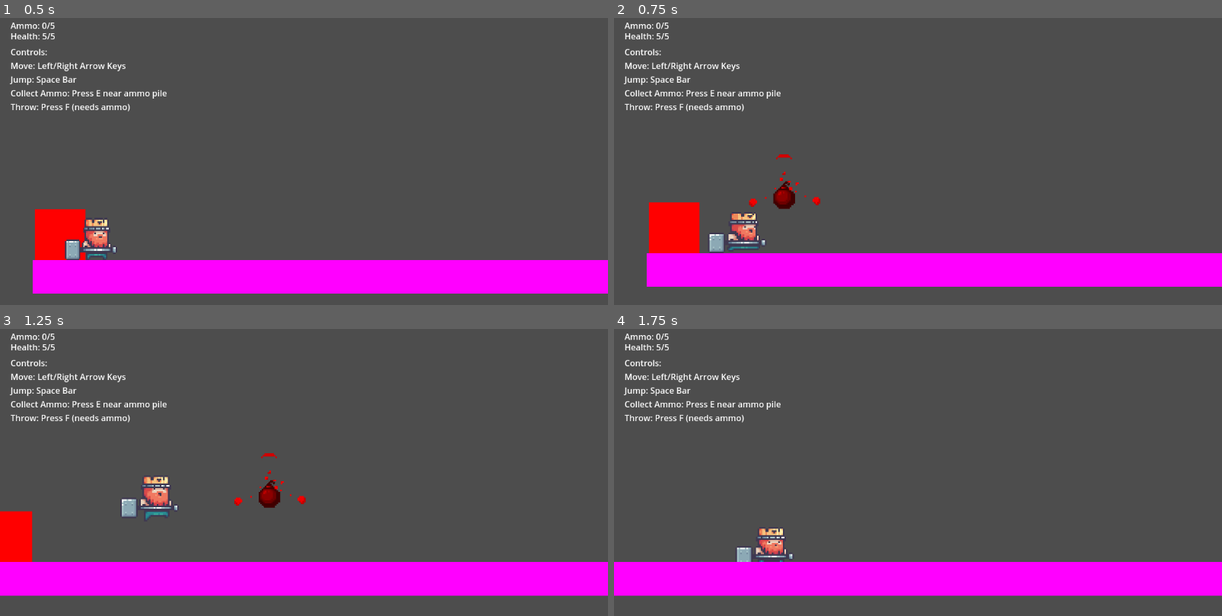
Above: before the commit, frames 1-4 (two rows, left to right).
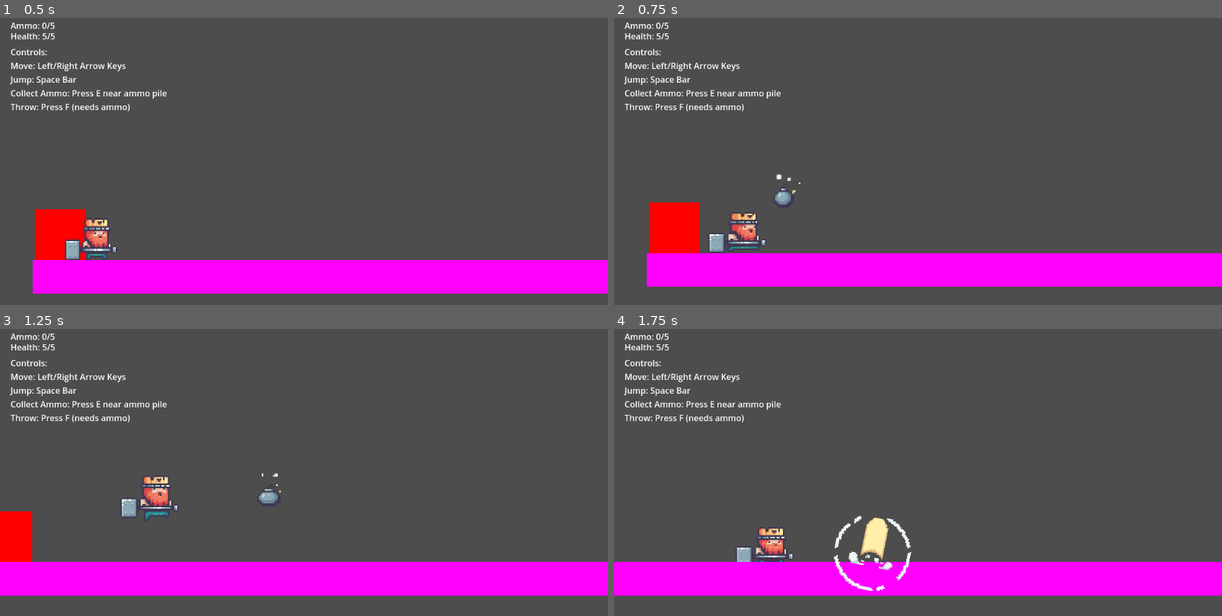
Above: after the commit, the same moments.

Repository: peroman86/BastaWars
Game: Godot game, scene res://scenes/world.tscn
The game is run twice, just before and just after one commit, with the same random seed, the same clock (stepped at 60 frames per second) and the same inputs.
Inputs:
- Up to frame 1 (0.5 s): no input
- Up to frame 2 (0.75 s): tap E (collect) at 0.5 s; hold Right (right) from 0.53 s (still down); tap F (fire) at 0.6 s
- Up to frame 3 (1.25 s): keep holding Right (right); tap Space (jump) at 0.77 s
- Up to frame 4 (1.75 s): keep holding Right (right); tap E (collect) at 1.25, 1.35 s; tap Space (jump) at 1.52 s; tap F (fire) at 1.55 s

Frame 1 is identical in both runs. In frame 2, 0.4% of the frame differs, in the area x 22-34%, y 47-67%; in frame 3, 0.4%; in frame 4, 1.0%, in the area x 36-49%, y 65-92%.

Commit message:
Projectile explosion animation

Diff:
--- a/scenes/projectile.tscn
+++ b/scenes/projectile.tscn
@@ -1,12 +1,108 @@
-[gd_scene load_steps=6 format=3 uid="uid://cone41q5l7hcl"]
+[gd_scene load_steps=15 format=3 uid="uid://cone41q5l7hcl"]
 
 [ext_resource type="Script" path="res://scripts/projectile.gd" id="1_nxu4t"]
-[ext_resource type="Texture2D" uid="uid://7lsqon71d2pf" path="res://assets/sprites/items/Bomb Off.png" id="2_3qicr"]
 [ext_resource type="Texture2D" uid="uid://bcyxnin401ty2" path="res://assets/sprites/items/Bomb On (52x56).png" id="3_12q1e"]
 [ext_resource type="Texture2D" uid="uid://qrwvv8aq5gsi" path="res://assets/sprites/items/Boooooom (52x56).png" id="4_sc0rl"]
 
 [sub_resource type="CircleShape2D" id="CircleShape2D_projectile"]
 radius = 8.0
+
+[sub_resource type="Animation" id="Animation_jydbt"]
+resource_name = "bombOff"
+step = 0.1
+
+[sub_resource type="Animation" id="Animation_a82yv"]
+length = 0.001
+tracks/0/type = "value"
+tracks/0/imported = false
+tracks/0/enabled = true
+tracks/0/path = NodePath("BombOnAnimation:frame")
+tracks/0/interp = 1
+tracks/0/loop_wrap = true
+tracks/0/keys = {
+"times": PackedFloat32Array(0),
+"transitions": PackedFloat32Array(1),
+"update": 1,
+"values": [0]
+}
+tracks/1/type = "value"
+tracks/1/imported = false
+tracks/1/enabled = true
+tracks/1/path = NodePath("BoomAnimation:frame")
+tracks/1/interp = 1
+tracks/1/loop_wrap = true
+tracks/1/keys = {
+"times": PackedFloat32Array(0),
+"transitions": PackedFloat32Array(1),
+"update": 1,
+"values": [0]
+}
+
+[sub_resource type="Animation" id="Animation_81tmx"]
+resource_name = "bombOn"
+length = 0.35
+loop_mode = 1
+step = 0.1
+tracks/0/type = "value"
+tracks/0/imported = false
+tracks/0/enabled = true
+tracks/0/path = NodePath("BombOnAnimation:frame")
+tracks/0/interp = 1
+tracks/0/loop_wrap = true
+tracks/0/keys = {
+"times": PackedFloat32Array(0, 0.1, 0.2, 0.3),
+"transitions": PackedFloat32Array(1, 1, 1, 1),
+"update": 1,
+"values": [0, 1, 2, 3]
+}
+
+[sub_resource type="Animation" id="Animation_0jvqw"]
+resource_name = "boom"
+length = 0.5
+loop_mode = 1
+step = 0.1
+tracks/0/type = "value"
+tracks/0/imported = false
+tracks/0/enabled = true
+tracks/0/path = NodePath("BoomAnimation:frame")
+tracks/0/interp = 1
+tracks/0/loop_wrap = true
+tracks/0/keys = {
+"times": PackedFloat32Array(0, 0.1, 0.2, 0.3, 0.4, 0.5),
+"transitions": PackedFloat32Array(1, 1, 1, 1, 1, 1),
+"update": 1,
+"values": [0, 1, 2, 3, 4, 5]
+}
+
+[sub_resource type="AnimationLibrary" id="AnimationLibrary_3j45n"]
+_data = {
+"RESET": SubResource("Animation_a82yv"),
+"bombOff": SubResource("Animation_jydbt"),
+"bombOn": SubResource("Animation_81tmx"),
+"boom": SubResource("Animation_0jvqw")
+}
+
+[sub_resource type="AnimationNodeAnimation" id="AnimationNodeAnimation_oqfhw"]
+animation = &"bombOn"
+
+[sub_resource type="AnimationNodeAnimation" id="AnimationNodeAnimation_nvg0x"]
+animation = &"boom"
+
+[sub_resource type="AnimationNodeStateMachineTransition" id="AnimationNodeStateMachineTransition_3ntj6"]
+advance_mode = 2
+advance_condition = &"exploded"
+
+[sub_resource type="AnimationNodeStateMachineTransition" id="AnimationNodeStateMachineTransition_uvyjy"]
+advance_mode = 2
+advance_condition = &"thrown"
+
+[sub_resource type="AnimationNodeStateMachine" id="AnimationNodeStateMachine_wgjsr"]
+states/bombOn/node = SubResource("AnimationNodeAnimation_oqfhw")
+states/bombOn/position = Vector2(376, 79.5)
+states/boom/node = SubResource("AnimationNodeAnimation_nvg0x")
+states/boom/position = Vector2(587.5, 121)
+transitions = ["bombOn", "boom", SubResource("AnimationNodeStateMachineTransition_3ntj6"), "Start", "bombOn", SubResource("AnimationNodeStateMachineTransition_uvyjy")]
+graph_offset = Vector2(-208.08, 23.265)
 
 [node name="Projectile" type="RigidBody2D"]
 collision_layer = 2
@@ -17,19 +113,24 @@
 scale = Vector2(3, 3)
 shape = SubResource("CircleShape2D_projectile")
 
-[node name="BombOffAnimation" type="Sprite2D" parent="."]
-position = Vector2(-1.5, -14)
-scale = Vector2(3.096, 3.229)
-texture = ExtResource("2_3qicr")
-
 [node name="BombOnAnimation" type="Sprite2D" parent="."]
 position = Vector2(-2, -13)
 scale = Vector2(3, 3)
 texture = ExtResource("3_12q1e")
 hframes = 4
 
-[node name="BoomSnimation" type="Sprite2D" parent="."]
+[node name="BoomAnimation" type="Sprite2D" parent="."]
 scale = Vector2(3, 3)
 texture = ExtResource("4_sc0rl")
 hframes = 6
-frame = 5
+
+[node name="AnimationPlayer" type="AnimationPlayer" parent="."]
+libraries = {
+"": SubResource("AnimationLibrary_3j45n")
+}
+
+[node name="AnimationTree" type="AnimationTree" parent="."]
+tree_root = SubResource("AnimationNodeStateMachine_wgjsr")
+anim_player = NodePath("../AnimationPlayer")
+parameters/conditions/exploded = false
+parameters/conditions/thrown = false
--- a/scripts/enemy.gd
+++ b/scripts/enemy.gd
@@ -96,7 +96,7 @@
 
 	var projectile = Projectile.instantiate()
 	projectile.position = position + Vector2(facing_direction * 30, 0)
-	projectile.modulate = Color(0, 0, 1)  # Blue projectile for enemy
+	projectile.set_source(false)  # Mark as enemy projectile
 	get_parent().add_child(projectile)
 	projectile.throw(facing_direction * throw_force)
 
--- a/scripts/player.gd
+++ b/scripts/player.gd
@@ -107,8 +107,8 @@
 	ammo_count -= 1
 	update_ammo_display()
 	var projectile = Projectile.instantiate()
-	projectile.position = position + Vector2( 30, 0)
-	projectile.modulate = Color(1, 0, 0)
+	projectile.position = position + Vector2(30, 0)
+	projectile.set_source(true)  # Mark as player projectile
 	get_parent().add_child(projectile)
 	projectile.throw(throw_force)
 
--- a/scripts/projectile.gd
+++ b/scripts/projectile.gd
@@ -1,7 +1,14 @@
 extends RigidBody2D
 
+@onready var animation_tree: AnimationTree = $AnimationTree
+@onready var bomb_sprite: Sprite2D = $BombOnAnimation
+@onready var boom_sprite: Sprite2D = $BoomAnimation
+@onready var animation_player: AnimationPlayer = $AnimationPlayer
+
 var thrown = false
+var hit_wall = false
 var floor_y = 550  # Same Y position as the floor in world scene
+var is_player_projectile = false  # Track who fired the projectile
 
 func _ready():
 	gravity_scale = 1.5
@@ -9,33 +16,56 @@
 	max_contacts_reported = 1
 	connect("body_entered", _on_body_entered)
 	scale = Vector2(2, 2)
-	print("Projectile created at: ", position)
+	animation_tree.active = true
+	boom_sprite.hide()
+
+func _process(_delta):
+	update_animation_tree()
 
 func _physics_process(_delta):
 	if position.y >= floor_y:  # If projectile is at or below floor level
-		queue_free()
+		explode()
 		return
 
 func throw(force: float):
 	thrown = true
-	print("Throwing with force: ", force)
 	apply_central_impulse(Vector2(force, -600))
+
+func set_source(from_player: bool):
+	is_player_projectile = from_player
+	# Keep original sprite, just track the source for gameplay logic
 
 func _on_body_entered(body):
 	if not thrown:
 		return
 
 	if body is StaticBody2D:
-		print("Hit wall!")
-		queue_free()
+		explode()
 	elif body.has_method("take_damage"):
-		# Only damage if the projectile color doesn't match the body
-		# Red projectiles (from player) damage blue enemies
-		# Blue projectiles (from enemy) damage the player
-		var is_player_projectile = modulate == Color(1, 0, 0)  # Red
+		# Check if projectile hits the correct target
 		var hit_player = body.get_script().resource_path.ends_with("player.gd")
 
 		if (is_player_projectile and not hit_player) or (not is_player_projectile and hit_player):
-			print("Hit character!")
 			body.take_damage()
-			queue_free()
+			explode()
+
+func explode():
+	hit_wall = true
+	# Completely stop all movement
+	freeze = true
+	linear_velocity = Vector2.ZERO
+	angular_velocity = 0
+	# Show explosion sprite
+	update_active_sprite()
+	# Wait for explosion animation to finish
+	await get_tree().create_timer(0.5).timeout
+	queue_free()
+
+func update_active_sprite():
+	if hit_wall:
+		bomb_sprite.hide()
+		boom_sprite.show()
+
+func update_animation_tree():
+	animation_tree['parameters/conditions/thrown'] = thrown
+	animation_tree['parameters/conditions/exploded'] = hit_wall
